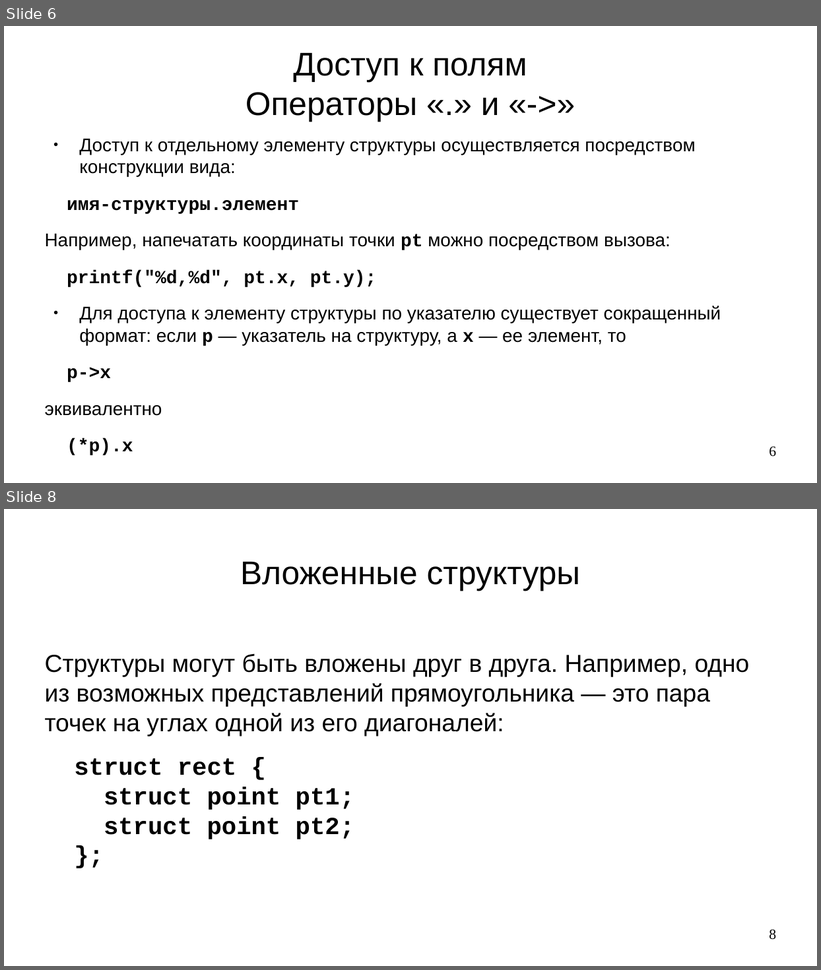
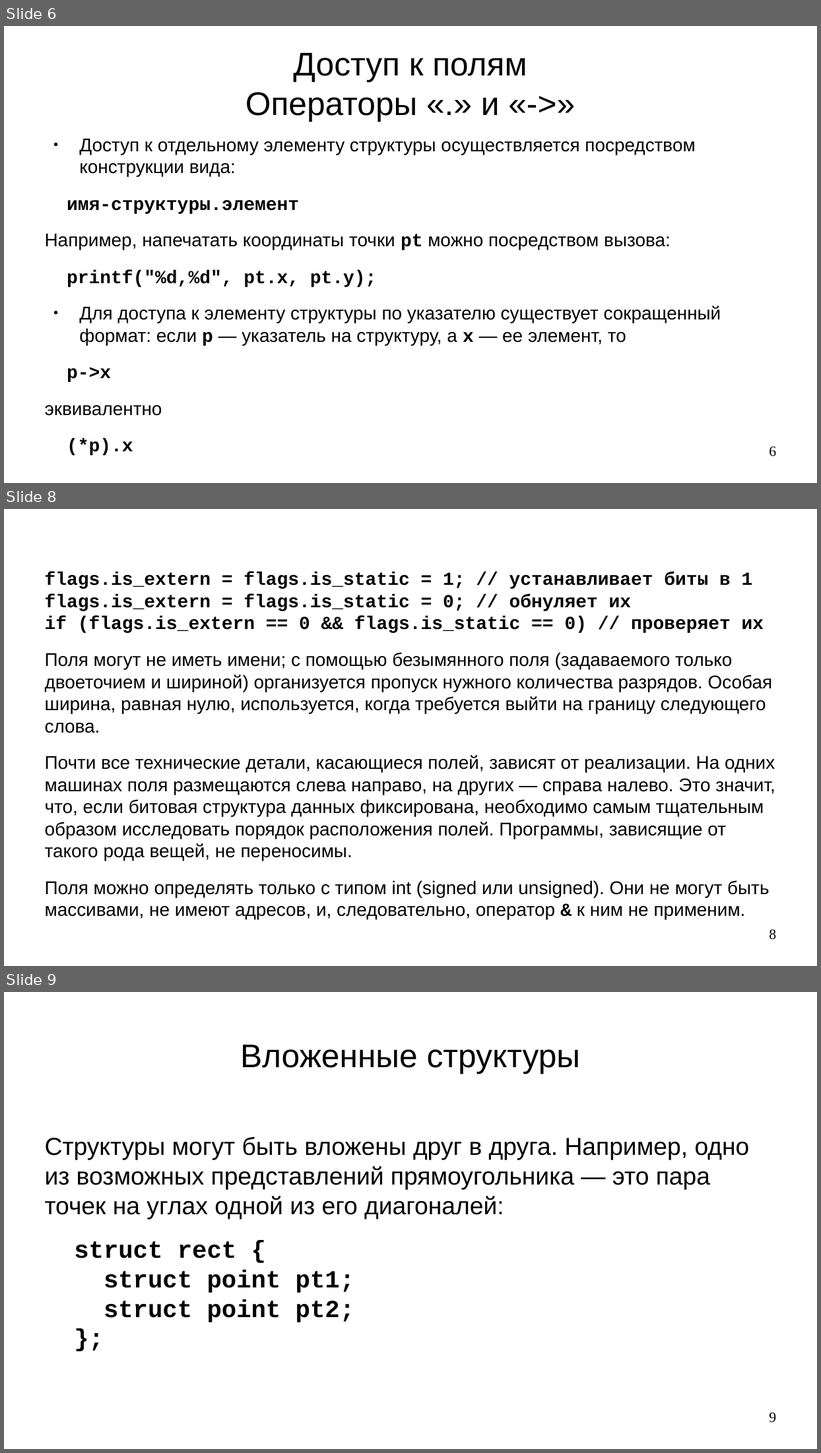
Before and after one commit to steelcraft/stud-lab, a slide deck: Лекции/CBCP01#L7.odp. Shown one above the other, each under a label of ours: slides 6 and 8 before the commit, slides 6, 8 and 9 after it; the slides between them are not shown. The pictures are 821x970 and 821x1453 pixels, drawn with LibreOffice and Linux fonts; fonts in the diff are those of the drawing. Boxes give left, top, right and bottom in pixels: in the first picture for what was removed or moved away, otherwise in the second. Text is boxed around its words. In the diff, an @@ line names an element or a change of style, - is before the commit and + after.

Commit message:
Добавлены слайды 7-10

```diff
--- a/Лекции/CBCP01#L7.odp
+++ b/Лекции/CBCP01#L7.odp
@@ slide 8 added at bbox=[4, 509, 817, 966], background #FFFFFF @@
@@ text added at bbox=[45, 572, 776, 920], 18 pt, text #000000 @@
+flags.is_extern = flags.is_static = 1; // устанавливает биты в 1
+flags.is_extern = flags.is_static = 0; // обнуляет их
+if (flags.is_extern == 0 && flags.is_static == 0) // проверяет их
+Поля могут не иметь имени; с помощью безымянного поля (задаваемого только двоеточием и шириной) организуется пропуск нужного количества разрядов. Особая ширина, равная нулю, используется, когда требуется выйти на границу следующего слова.
+Почти все технические детали, касающиеся полей, зависят от реализации. На одних машинах поля размещаются слева направо, на других — справа налево. Это значит, что, если битовая структура данных фиксирована, необходимо самым тщательным образом исследовать порядок расположения полей. Программы, зависящие от такого рода вещей, не переносимы.
+Поля можно определять только с типом int (signed или unsigned). Они не могут быть массивами, не имеют адресов, и, следовательно, оператор & к ним не применим.
@@ page number added at bbox=[769, 929, 776, 940], 14 pt, text #000000 @@
+8
@@ what was slide 8 is now slide 9 @@
@@ page number at bbox=[769, 1412, 776, 1423]: text changed @@
-8
+9
```
Also in this commit, not shown: 1 slide changed, 1 other slide added, 1 slide removed.
